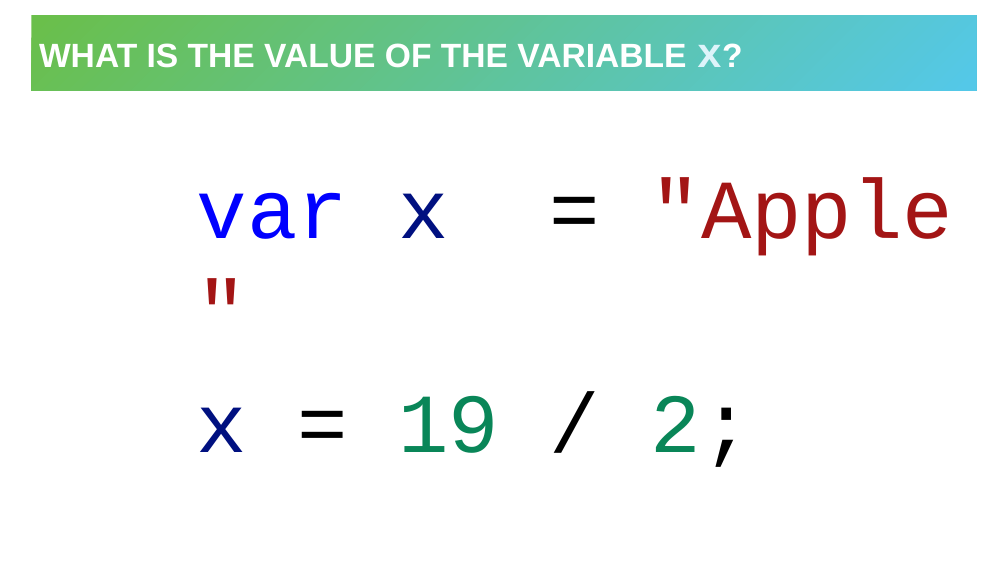
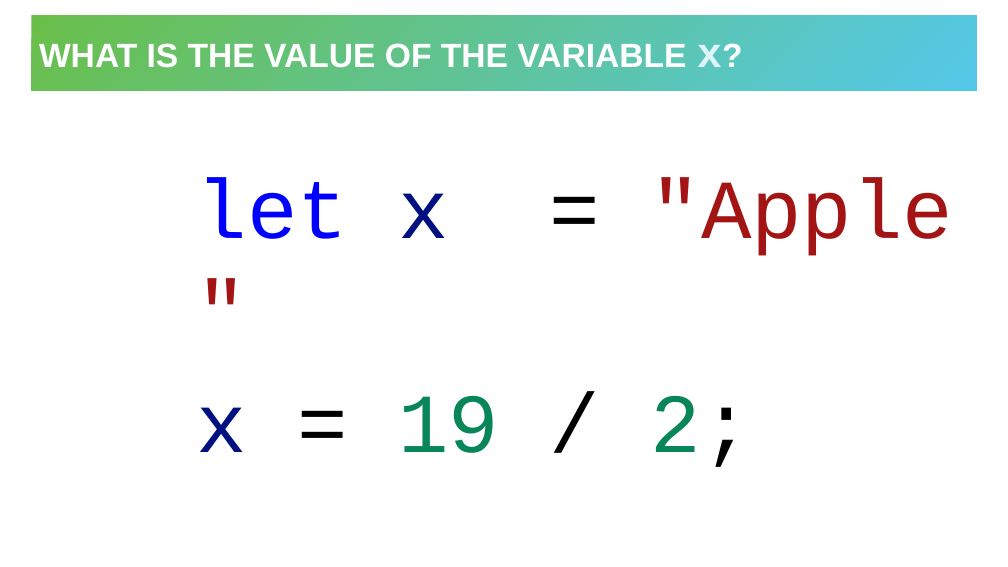
Before and after one commit to hytechclub/web-102, a slide deck: slide 16 of Week03/Review.pptx. Drawn at 1008x567 pixels with LibreOffice and Linux fonts; fonts in the diff are those of the drawing. Boxes give left, top, right and bottom in pixels: in the first picture for what was removed or moved away, otherwise in the second. Text is boxed around its words. In the diff, an @@ line names an element or a change of style, - is before the commit and + after.

```diff
--- a/Week03/Review.pptx
+++ b/Week03/Review.pptx
@@ text at (197, 177, 953, 256): text changed @@
-var x = "Apple"
+let x = "Apple"
```
Also in this commit, not shown: 2 other slides changed, 17 other files.
